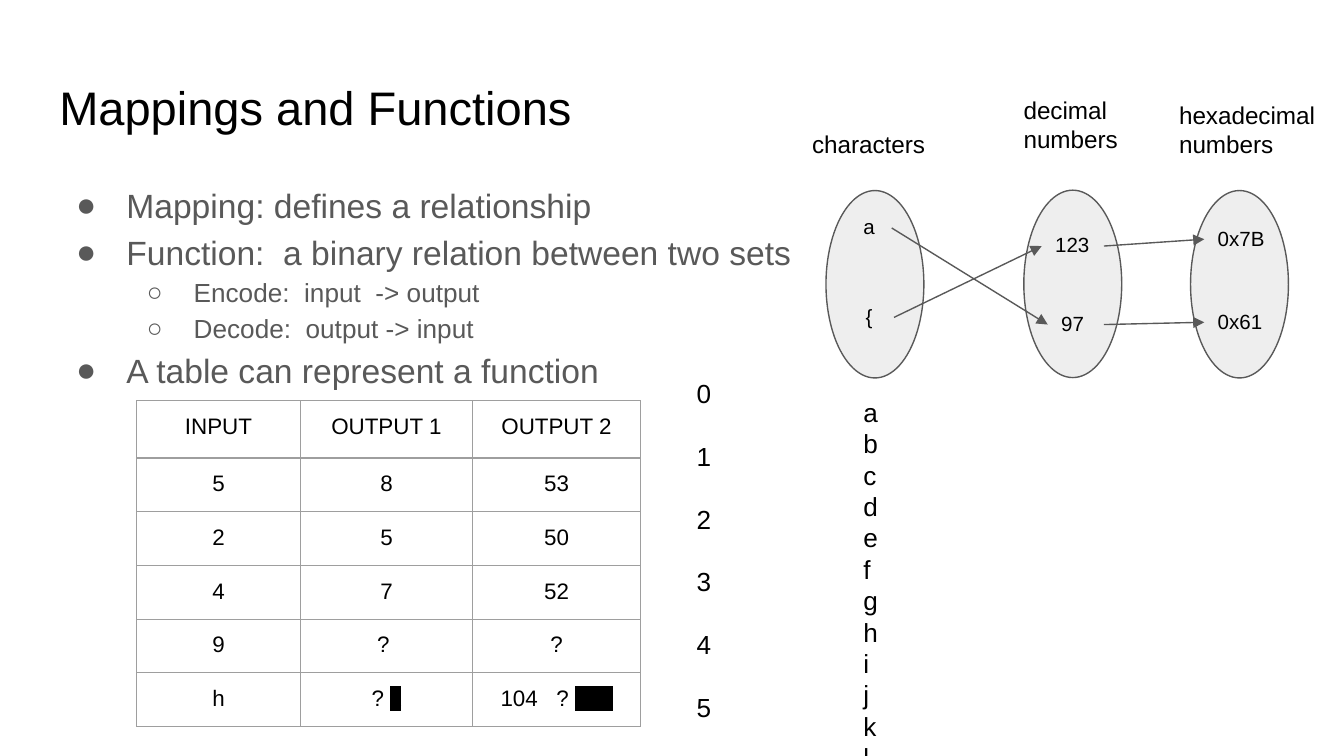
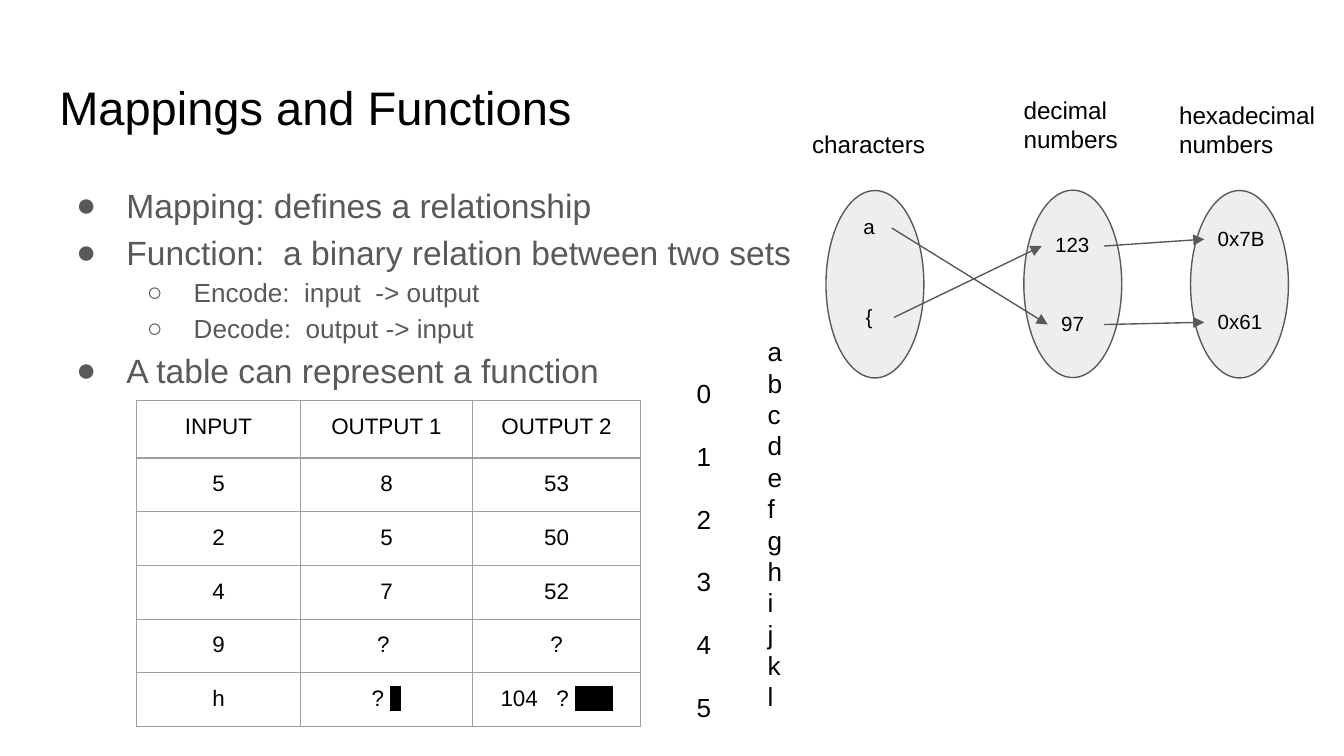
Before and after one commit to COMP122/comp122-s23, a slide deck: slide 9 of format-encodings/documents/ARCHIVE/introduction-to-encodings.pptx. Drawn at 1344x756 pixels with LibreOffice and Linux fonts; fonts in the diff are those of the drawing. Boxes give left, top, right and bottom in pixels: in the first picture for what was removed or moved away, otherwise in the second. Text is boxed around its words. In the diff, an @@ line names an element or a change of style, - is before the commit and + after.

```diff
--- a/format-encodings/documents/ARCHIVE/introduction-to-encodings.pptx
+++ b/format-encodings/documents/ARCHIVE/introduction-to-encodings.pptx
@@ text "a b c d e ..." rewrapped from [863, 408, 878, 736] to [768, 347, 783, 706] @@
```
Also in this commit, not shown: 4 other slides changed, 2 other files.
